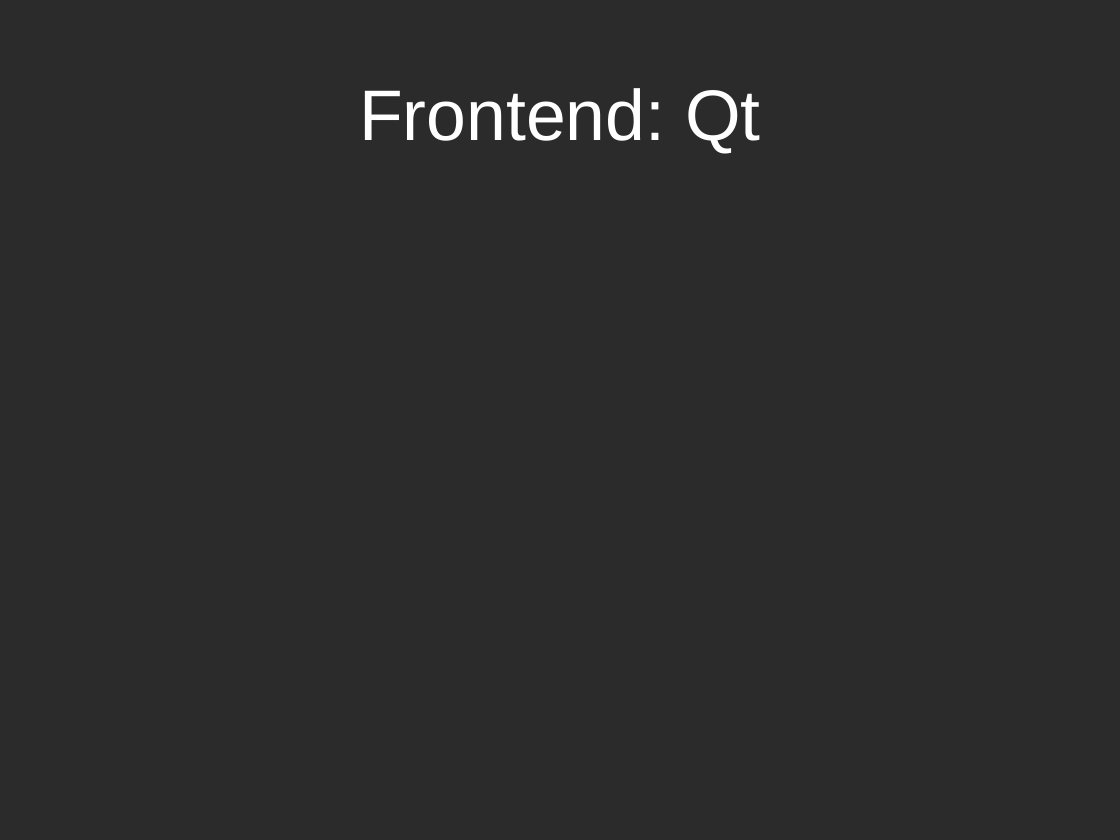
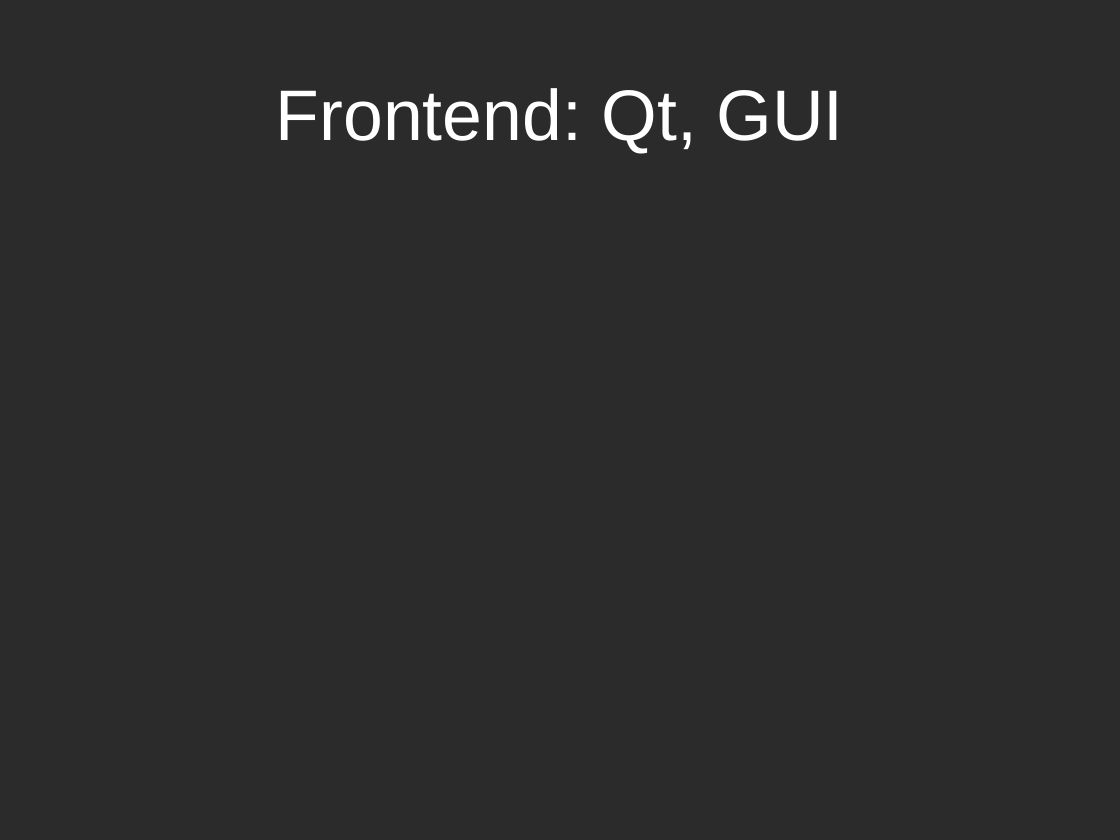
Before and after one commit to tjlagrow/Meme-Machine, a slide deck: slide 7 of Presentation/Project Presentation.pptx. Drawn at 1120x840 pixels with LibreOffice and Linux fonts; fonts in the diff are those of the drawing; background and template pictures are left out; a plain dark background stands for a picture behind light text. Boxes give left, top, right and bottom in pixels: in the first picture for what was removed or moved away, otherwise in the second. Text is boxed around its words. In the diff, an @@ line names an element or a change of style, - is before the commit and + after.

```diff
--- a/Presentation/Project Presentation.pptx
+++ b/Presentation/Project Presentation.pptx
@@ title at (276, 88, 844, 154): text changed @@
-Frontend: Qt
+Frontend: Qt, GUI
```
Also in this commit, not shown: 1 other slide changed.
